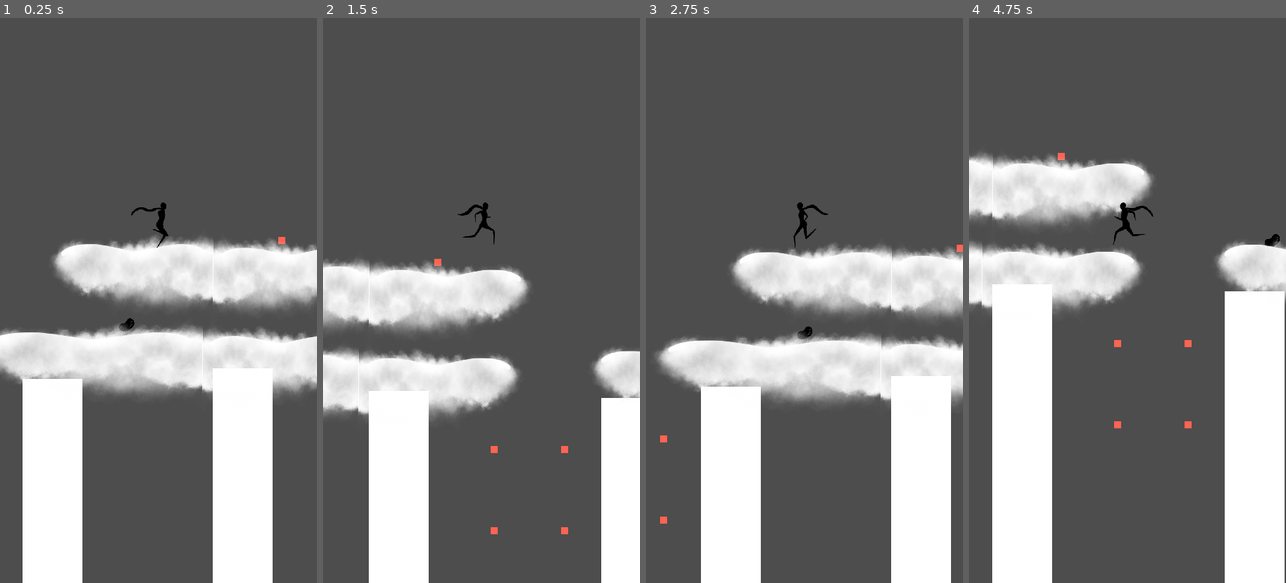
Above: before the commit, frames 1-4 (left to right).
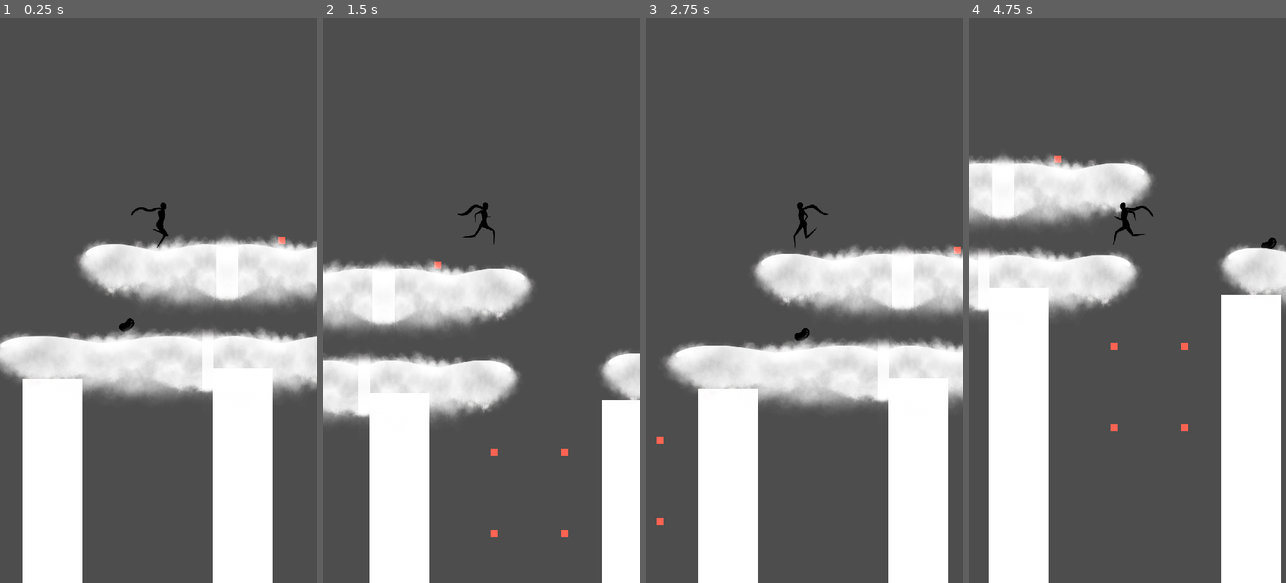
Above: after the commit, the same moments.

Repository: TylerPelaez/Sprouts
Game: Godot game, scene res://Levels/AirLevel1.tscn
Same seed, same stepped clock (60 frames per second), same inputs: the game is played once before the commit and once after it.
Inputs:
- Up to frame 1 (0.25 s): no input
- Up to frame 2 (1.5 s): hold E (Hit Switch) 0.53-1.28 s; hold D (Right) from 0.53 s (still down); tap Space (Jump) at 0.77 s; tap E (Hit Switch) at 1.35 s
- Up to frame 3 (2.75 s): tap Space (Jump) at 1.52 s; release D (Right) at 2.03 s; hold A (Left) from 2.03 s (still down); hold E (Hit Switch) from 2.03 s (still down)
- Up to frame 4 (4.75 s): release A (Left) at 2.78 s; release E (Hit Switch) at 2.78 s; hold D (Right) 2.78-4.28 s; tap E (Hit Switch) at 2.85, 4.35 s; tap Space (Jump) at 3.02, 3.77, 4.52 s; hold E (Hit Switch) 3.53-4.28 s; hold A (Left) from 4.28 s (still down)

The runs differ from the first frame. In frame 1, 4.9% of the frame differs, in the area x 0-100%, y 38-68%; in frame 2, 3.5%; in frame 3, 6.5%, in the area x 2-100%, y 32-100%; in frame 4, 4.9%.

Commit message:
Update AirLevel1.tscn

Diff:
--- a/Levels/AirLevel1.tscn
+++ b/Levels/AirLevel1.tscn
@@ -980,11 +980,11 @@
 position = Vector2(-960, 552)
 
 [node name="AirLeft2" parent="." instance=ExtResource("11_ho1cw")]
-position = Vector2(232, 344)
+position = Vector2(240, 336)
 scale = Vector2(0.5, 0.7)
 
 [node name="AirRight" parent="." instance=ExtResource("12_ht4ns")]
-position = Vector2(-176, 336)
+position = Vector2(-120, 336)
 scale = Vector2(0.5, 0.7)
 
 [node name="AirLeft3" parent="." instance=ExtResource("11_ho1cw")]
@@ -992,15 +992,15 @@
 scale = Vector2(0.5, 0.7)
 
 [node name="AirRight2" parent="." instance=ExtResource("12_ht4ns")]
-position = Vector2(-272, 536)
+position = Vector2(-248, 544)
 scale = Vector2(0.7, 0.7)
 
 [node name="AirLeft4" parent="." instance=ExtResource("11_ho1cw")]
-position = Vector2(1104, 536)
+position = Vector2(1096, 528)
 scale = Vector2(0.5, 0.7)
 
 [node name="AirRight3" parent="." instance=ExtResource("12_ht4ns")]
-position = Vector2(696, 528)
+position = Vector2(712, 528)
 scale = Vector2(0.5, 0.7)
 
 [node name="AirRight4" parent="." instance=ExtResource("12_ht4ns")]
@@ -1008,11 +1008,11 @@
 scale = Vector2(0.5, 0.7)
 
 [node name="AirLeft5" parent="." instance=ExtResource("11_ho1cw")]
-position = Vector2(2032, 544)
+position = Vector2(2016, 536)
 scale = Vector2(0.5, 0.7)
 
 [node name="AirLeft6" parent="." instance=ExtResource("11_ho1cw")]
-position = Vector2(552, 3952)
+position = Vector2(544, 3944)
 scale = Vector2(0.8, 0.5)
 
 [node name="AirLeft9" parent="." instance=ExtResource("11_ho1cw")]
@@ -1020,15 +1020,15 @@
 scale = Vector2(1.2, 0.8)
 
 [node name="AirRight5" parent="." instance=ExtResource("12_ht4ns")]
-position = Vector2(-104, 3952)
+position = Vector2(-96, 3944)
 scale = Vector2(0.8, 0.5)
 
 [node name="AirLeft10" parent="." instance=ExtResource("11_ho1cw")]
-position = Vector2(48, 4696)
+position = Vector2(40, 4688)
 scale = Vector2(0.4, 0.5)
 
 [node name="AirRight7" parent="." instance=ExtResource("12_ht4ns")]
-position = Vector2(-344, 4688)
+position = Vector2(-336, 4688)
 scale = Vector2(0.6, 0.5)
 
 [node name="AirLeft11" parent="." instance=ExtResource("11_ho1cw")]
@@ -1036,7 +1036,7 @@
 scale = Vector2(0.4, 0.5)
 
 [node name="AirRight8" parent="." instance=ExtResource("12_ht4ns")]
-position = Vector2(368, 4840)
+position = Vector2(376, 4848)
 scale = Vector2(0.6, 0.5)
 
 [node name="AirLeft17" parent="." instance=ExtResource("11_ho1cw")]
@@ -1044,7 +1044,7 @@
 scale = Vector2(0.4, 0.5)
 
 [node name="AirRight14" parent="." instance=ExtResource("12_ht4ns")]
-position = Vector2(856, 5224)
+position = Vector2(872, 5224)
 scale = Vector2(0.6, 0.5)
 
 [node name="AirLeft18" parent="." instance=ExtResource("11_ho1cw")]
@@ -1060,7 +1060,7 @@
 scale = Vector2(0.4, 0.5)
 
 [node name="AirRight9" parent="." instance=ExtResource("12_ht4ns")]
-position = Vector2(408, 4568)
+position = Vector2(416, 4576)
 scale = Vector2(0.6, 0.5)
 
 [node name="AirLeft13" parent="." instance=ExtResource("11_ho1cw")]
@@ -1068,15 +1068,15 @@
 scale = Vector2(0.4, 0.5)
 
 [node name="AirRight10" parent="." instance=ExtResource("12_ht4ns")]
-position = Vector2(1248, 4416)
+position = Vector2(1264, 4424)
 scale = Vector2(0.6, 0.5)
 
 [node name="AirLeft14" parent="." instance=ExtResource("11_ho1cw")]
-position = Vector2(2288, 4296)
+position = Vector2(2264, 4296)
 scale = Vector2(0.4, 0.5)
 
 [node name="AirRight11" parent="." instance=ExtResource("12_ht4ns")]
-position = Vector2(1896, 4288)
+position = Vector2(1896, 4296)
 scale = Vector2(0.6, 0.5)
 
 [node name="AirLeft15" parent="." instance=ExtResource("11_ho1cw")]
@@ -1084,7 +1084,7 @@
 scale = Vector2(0.4, 0.5)
 
 [node name="AirRight12" parent="." instance=ExtResource("12_ht4ns")]
-position = Vector2(2608, 4328)
+position = Vector2(2624, 4336)
 scale = Vector2(0.6, 0.5)
 
 [node name="AirLeft16" parent="." instance=ExtResource("11_ho1cw")]
@@ -1106,7 +1106,7 @@
 scale = Vector2(0.2, 0.125)
 
 [node name="AirRight6" parent="." instance=ExtResource("12_ht4ns")]
-position = Vector2(1336, 3928)
+position = Vector2(1352, 3928)
 scale = Vector2(0.8, 0.5)
 
 [node name="AirLeft19" parent="." instance=ExtResource("11_ho1cw")]
